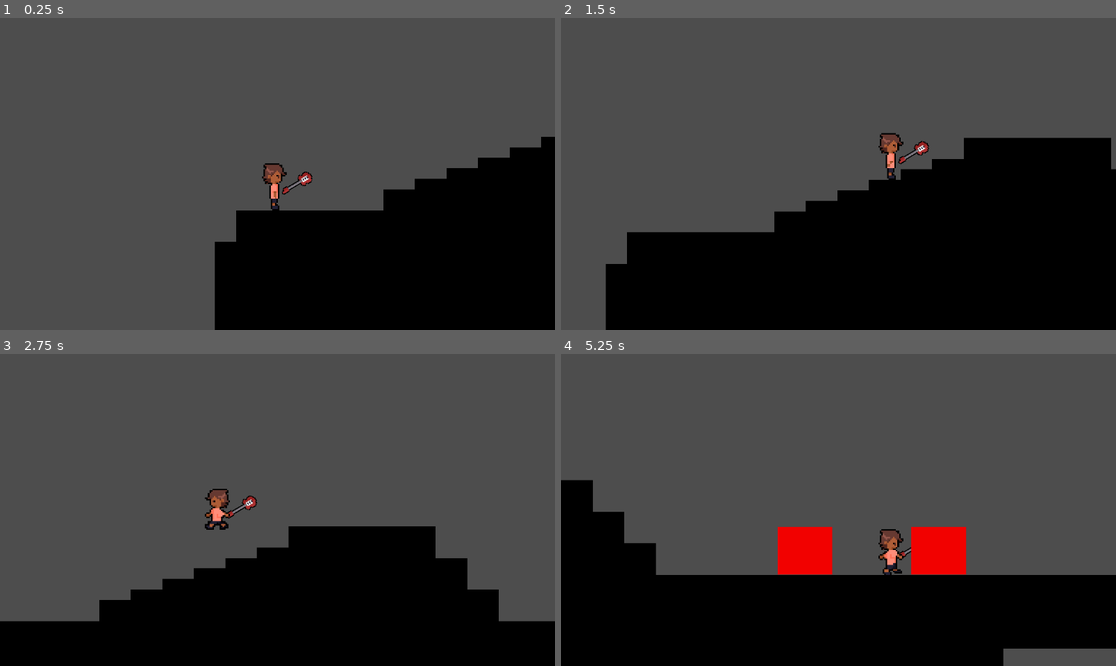
Above: before the commit, frames 1-4 (two rows, left to right).
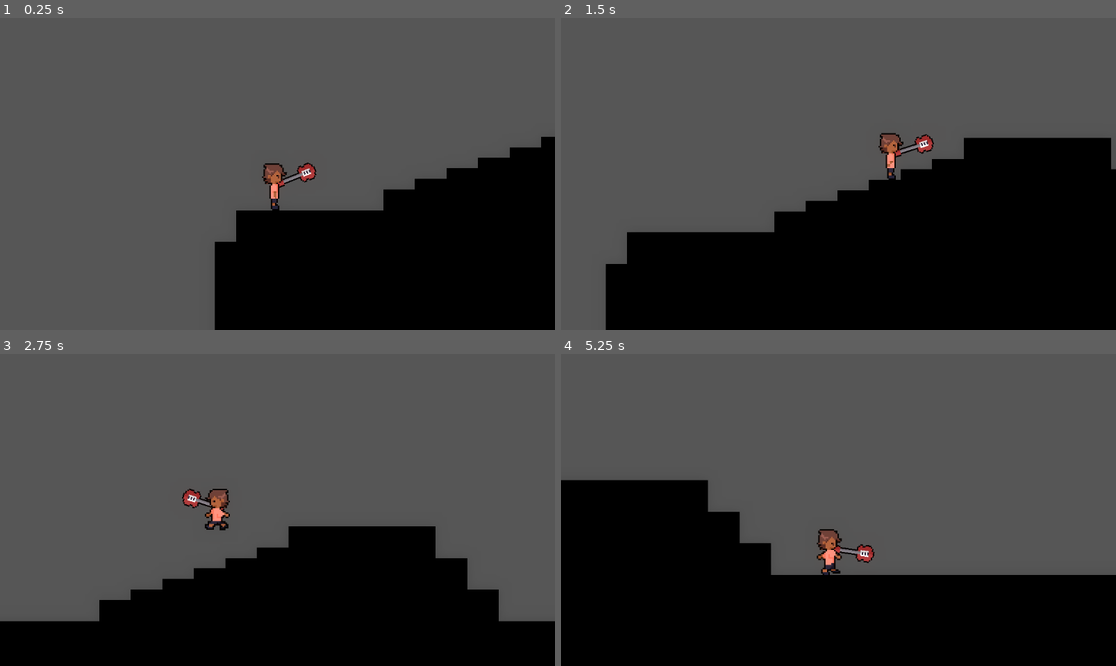
Above: after the commit, the same moments.

Repository: Devdath-code/Ultrakiss
Game: Godot game, scene res://Scenes/sandbox.tscn
Same seed, same stepped clock (60 frames per second), same inputs: the game is played once before the commit and once after it.
Inputs (mouse positions are in pixels of both pictures, inside the frame that each line leads up to):
- Up to frame 1 (0.25 s): no input
- Up to frame 2 (1.5 s): move the mouse to (960, 158) at 0.52 s; hold D (player_right) from 0.53 s (still down); click (960, 158) at 0.6 s; tap Space (Player_jump) at 0.77 s; move the mouse to (727, 189) at 1.27 s; tap Shift (Player_dash) at 1.35 s
- Up to frame 3 (2.75 s): tap Space (Player_jump) at 1.52 s; click (166, 525) at 1.55 s; move the mouse to (333, 441) at 2.02 s; release D (player_right) at 2.03 s; hold A (Player_left) from 2.03 s (still down); click (333, 441) at 2.1 s
- Up to frame 4 (5.25 s): move the mouse to (810, 572) at 2.77 s; release A (Player_left) at 2.78 s; hold D (player_right) 2.78-4.28 s; click (810, 572) at 2.85 s; tap Space (Player_jump) at 3.02, 3.77, 4.52 s; move the mouse to (1005, 556) at 3.52 s; tap Shift (Player_dash) at 3.6 s; click (1005, 556) at 3.8 s; move the mouse to (672, 463) at 4.27 s; hold A (Player_left) 4.28-5.03 s; click (672, 463) at 4.35 s; move the mouse to (866, 510) at 5.02 s; hold D (player_right) from 5.03 s (still down); click (866, 510) at 5.1 s

The runs differ from the first frame. In frame 1, 0.3% of the frame differs, in the area x 47-58%, y 46-57%; in frame 2, 0.3%; in frame 3, 0.3%; in frame 4, 11%, in the area x 5-100%, y 40-100%.

Commit message:
nice changed to the enemy and some particle effects

Diff:
--- a/Scenes/Player.tscn
+++ b/Scenes/Player.tscn
@@ -78,6 +78,67 @@
 "speed": 5.0
 }]
 
+[sub_resource type="Animation" id="Animation_gntrk"]
+length = 0.001
+tracks/0/type = "value"
+tracks/0/imported = false
+tracks/0/enabled = true
+tracks/0/path = NodePath("Weapon_pivot/Weapon:position")
+tracks/0/interp = 1
+tracks/0/loop_wrap = true
+tracks/0/keys = {
+"times": PackedFloat32Array(0),
+"transitions": PackedFloat32Array(1),
+"update": 0,
+"values": [Vector2(0, 0)]
+}
+tracks/1/type = "value"
+tracks/1/imported = false
+tracks/1/enabled = true
+tracks/1/path = NodePath("Weapon_pivot/Weapon:rotation")
+tracks/1/interp = 1
+tracks/1/loop_wrap = true
+tracks/1/keys = {
+"times": PackedFloat32Array(0),
+"transitions": PackedFloat32Array(1),
+"update": 0,
+"values": [-0.38111752]
+}
+
+[sub_resource type="Animation" id="Animation_dewec"]
+resource_name = "hit"
+length = 0.46666667
+tracks/0/type = "value"
+tracks/0/imported = false
+tracks/0/enabled = true
+tracks/0/path = NodePath("Weapon_pivot/Weapon:position")
+tracks/0/interp = 1
+tracks/0/loop_wrap = true
+tracks/0/keys = {
+"times": PackedFloat32Array(0, 0.2, 0.39),
+"transitions": PackedFloat32Array(1, 1, 1),
+"update": 0,
+"values": [Vector2(0, 0), Vector2(0, 0), Vector2(0, 0)]
+}
+tracks/1/type = "value"
+tracks/1/imported = false
+tracks/1/enabled = true
+tracks/1/path = NodePath("Weapon_pivot/Weapon:rotation")
+tracks/1/interp = 1
+tracks/1/loop_wrap = true
+tracks/1/keys = {
+"times": PackedFloat32Array(0, 0.2, 0.39),
+"transitions": PackedFloat32Array(1, 1, 1),
+"update": 0,
+"values": [-0.38111752, 0.52317876, -0.31122005]
+}
+
+[sub_resource type="AnimationLibrary" id="AnimationLibrary_5ixxa"]
+_data = {
+&"RESET": SubResource("Animation_gntrk"),
+&"hit": SubResource("Animation_dewec")
+}
+
 [node name="CharacterBody2D" type="CharacterBody2D" unique_id=2137524130]
 script = ExtResource("1_kyqiw")
 WALLJUMP_VEL = 50.0
@@ -87,14 +148,20 @@
 position = Vector2(-4, 1.5)
 shape = SubResource("RectangleShape2D_kpjcp")
 
-[node name="Weapon" parent="." unique_id=715501605 instance=ExtResource("3_gntrk")]
-position = Vector2(10, 10.000005)
-rotation = -0.5370195
-scale = Vector2(0.515, 0.5149991)
+[node name="Weapon_pivot" type="Node2D" parent="." unique_id=1584352620]
+
+[node name="Weapon" parent="Weapon_pivot" unique_id=715501605 instance=ExtResource("3_gntrk")]
+rotation = -0.38111752
+scale = Vector2(0.65431005, 0.72408915)
 
 [node name="AnimatedSprite2D" type="AnimatedSprite2D" parent="." unique_id=1871850564]
 position = Vector2(-5.75, 0.25)
+rotation = 0.0012629926
 scale = Vector2(2.234375, 2.234375)
 sprite_frames = SubResource("SpriteFrames_52ee3")
-animation = &"jump"
+animation = &"idle"
 autoplay = "idle"
+
+[node name="AnimationPlayer" type="AnimationPlayer" parent="AnimatedSprite2D" unique_id=326918464]
+root_node = NodePath("../..")
+libraries/ = SubResource("AnimationLibrary_5ixxa")
--- /dev/null
+++ b/Scenes/death_explosion.tscn
@@ -0,0 +1,28 @@
+[gd_scene format=3 uid="uid://db6splqr54gl6"]
+
+[ext_resource type="Script" uid="uid://c2uq1awfirhwp" path="res://Scripts/cpu_particles_2d.gd" id="1_3ch5y"]
+[ext_resource type="Texture2D" uid="uid://o0504oq5tnj2" path="res://Art/Player_placeholderpng.png" id="2_t33xs"]
+
+[sub_resource type="Curve" id="Curve_nlb0y"]
+_data = [Vector2(0, 1), 0.0, 0.0, 0, 0, Vector2(0.9254658, 0.105145454), 0.0, 0.0, 0, 0, Vector2(1, 0), 0.0, 0.0, 0, 0]
+point_count = 3
+
+[node name="Death_explosion" type="Node2D" unique_id=1494092447]
+script = ExtResource("1_3ch5y")
+
+[node name="CPUParticles2D" type="CPUParticles2D" parent="." unique_id=539543435]
+modulate = Color(1, 0.16470589, 0, 1)
+rotation = -1.5086509
+emitting = false
+amount = 100
+texture = ExtResource("2_t33xs")
+preprocess = 1.61
+explosiveness = 1.0
+randomness = 1.0
+spread = 180.0
+gravity = Vector2(0, 0)
+initial_velocity_min = 50.0
+initial_velocity_max = 100.0
+scale_amount_min = 0.01
+scale_amount_max = 0.12
+scale_amount_curve = SubResource("Curve_nlb0y")
--- a/Scenes/enemy.tscn
+++ b/Scenes/enemy.tscn
@@ -3,6 +3,7 @@
 [ext_resource type="Script" uid="uid://b51hqgflaymss" path="res://Scripts/enemy.gd" id="1_afpow"]
 [ext_resource type="Texture2D" uid="uid://o0504oq5tnj2" path="res://Art/Player_placeholderpng.png" id="1_hghv2"]
 [ext_resource type="Script" uid="uid://dtryl30eq5cca" path="res://Scripts/Hurtbox.gd" id="2_1f0kj"]
+[ext_resource type="PackedScene" uid="uid://db6splqr54gl6" path="res://Scenes/death_explosion.tscn" id="4_287tu"]
 
 [sub_resource type="RectangleShape2D" id="RectangleShape2D_afpow"]
 size = Vector2(84, 72)
@@ -28,3 +29,6 @@
 [node name="CollisionShape2D" type="CollisionShape2D" parent="." unique_id=34719397]
 position = Vector2(0, -0.5)
 shape = SubResource("RectangleShape2D_287tu")
+
+[node name="Death_explosion" parent="." unique_id=1494092447 instance=ExtResource("4_287tu")]
+position = Vector2(-1, -2)
--- /dev/null
+++ b/Scenes/explosion.tscn
@@ -0,0 +1,19 @@
+[gd_scene format=3 uid="uid://osjosay8knkv"]
+
+[sub_resource type="Curve" id="Curve_nlb0y"]
+_data = [Vector2(0, 1), 0.0, 0.0, 0, 0, Vector2(0.9254658, 0.105145454), 0.0, 0.0, 0, 0, Vector2(1, 0), 0.0, 0.0, 0, 0]
+point_count = 3
+
+[node name="explosion" type="CPUParticles2D" unique_id=118469940]
+rotation = -1.5086509
+emitting = false
+amount = 60
+one_shot = true
+preprocess = 1.6099999999999999
+explosiveness = 1.0
+randomness = 1.0
+spread = 180.0
+gravity = Vector2(0, 0)
+initial_velocity_min = 50.0
+initial_velocity_max = 100.0
+scale_amount_curve = SubResource("Curve_nlb0y")
--- a/Scenes/sandbox.tscn
+++ b/Scenes/sandbox.tscn
@@ -3,6 +3,13 @@
 [ext_resource type="PackedScene" uid="uid://dr1d3c0nd76pk" path="res://Scenes/Player.tscn" id="2_2b6ht"]
 [ext_resource type="Texture2D" uid="uid://ctvf1i6csqrs1" path="res://Art/placeholder.png" id="2_y0mvb"]
 [ext_resource type="PackedScene" uid="uid://dgwfvvn3yre0d" path="res://Scenes/enemy.tscn" id="3_y0mvb"]
+
+[sub_resource type="Environment" id="Environment_y0mvb"]
+background_mode = 3
+glow_enabled = true
+glow_intensity = 0.47
+glow_strength = 1.27
+glow_bloom = 0.42
 
 [sub_resource type="TileSetAtlasSource" id="TileSetAtlasSource_d7bho"]
 texture = ExtResource("2_y0mvb")
@@ -427,6 +434,9 @@
 
 [node name="sandbox" type="Node2D" unique_id=876731195]
 
+[node name="WorldEnvironment" type="WorldEnvironment" parent="." unique_id=1980024302]
+environment = SubResource("Environment_y0mvb")
+
 [node name="TileMap" type="TileMap" parent="." unique_id=343817526]
 tile_set = SubResource("TileSet_2b6ht")
 format = 2
@@ -444,8 +454,8 @@
 drag_horizontal_enabled = true
 drag_vertical_enabled = true
 
-[node name="Enemy" parent="." unique_id=264314452 instance=ExtResource("3_y0mvb")]
-position = Vector2(979, -37)
-
-[node name="Enemy2" parent="." unique_id=1823750943 instance=ExtResource("3_y0mvb")]
-position = Vector2(1182, -37)
+[node name="Enemy" parent="." unique_id=264314452 node_paths=PackedStringArray("target") instance=ExtResource("3_y0mvb")]
+position = Vector2(1885, -54)
+scale = Vector2(0.57768166, 0.53161836)
+target = NodePath("../CharacterBody2D")
+speed = 100
--- a/Scenes/weapon.tscn
+++ b/Scenes/weapon.tscn
@@ -27,3 +27,5 @@
 position = Vector2(0.25328064, 0.9849043)
 scale = Vector2(1.000001, 1.000001)
 shape = SubResource("RectangleShape2D_qv81b")
+
+[connection signal="body_entered" from="Sprite2D/Hitbox" to="." method="_on_hitbox_body_entered"]
--- a/Scripts/Hitbox.gd
+++ b/Scripts/Hitbox.gd
@@ -1,6 +1,5 @@
 class_name Hitbox
 extends Area2D
-
 @export  var damage := 10
 
 
--- a/Scripts/PlayerController.gd
+++ b/Scripts/PlayerController.gd
@@ -17,10 +17,13 @@
 var dash_start_position = 0
 var dash_direction = 0
 var dash_timer = 0
+@onready var animation_player := $AnimatedSprite2D/AnimationPlayer
+@onready var animated_sprite: AnimatedSprite2D = $AnimatedSprite2D
+@onready var weapon_pivot: Node2D = $Weapon_pivot
 
-@onready var animated_sprite: AnimatedSprite2D = $AnimatedSprite2D
 
 func _physics_process(delta: float) -> void:
+	hitting()
 	# Add the gravity.
 	if not is_on_floor():
 		velocity += get_gravity() * delta
@@ -46,8 +49,10 @@
 		animated_sprite.play("run")
 		if direction < 0:
 			animated_sprite.flip_h = true
+			weapon_pivot.scale.x = -1
 		else:
 			animated_sprite.flip_h = false
+			weapon_pivot.scale.x = 1
 	else:
 		velocity.x = move_toward(velocity.x, 0, SPEED * deceleration)
 		animated_sprite.play("idle")
@@ -82,3 +87,8 @@
 		animated_sprite.play("idle")
 
 	move_and_slide()
+
+func hitting():
+	if Input.is_action_just_pressed("Player_light_attack"):
+		animation_player.play("hit")
+		print("light attack")
--- /dev/null
+++ b/Scripts/cpu_particles_2d.gd
@@ -0,0 +1,10 @@
+extends Node2D
+
+@onready var particles = $CPUParticles2D
+
+func _ready():
+	print("explosion")
+	particles.restart()
+	particles.emitting = true
+	await get_tree().create_timer(particles.lifetime).timeout
+	queue_free()
--- a/Scripts/enemy.gd
+++ b/Scripts/enemy.gd
@@ -1,4 +1,26 @@
-extends Node2D
+extends CharacterBody2D
+@export var target: CharacterBody2D
+@export var speed = 50
+var gravity = 900
+@export var health = 50
+var DeathExplosionScene = preload("res://Scenes/death_explosion.tscn")
+
+func _physics_process(delta):
+	if not is_on_floor():
+		velocity.y += gravity * delta
+
+	if target:
+		var direction = (target.global_position - global_position).normalized()
+		velocity.x = direction.x * speed
+
+	move_and_slide()
+
 
 func take_damage(amount:int) -> void:
 	print("Damage:",amount)
+	health = health - amount
+	if health <= 0:
+		var explosion = DeathExplosionScene.instantiate()
+		explosion.global_position = global_position
+		get_tree().current_scene.add_child(explosion)
+		queue_free()
Not shown: 1 places in Scenes/weapon.tscn that only renumber resources
Not shown, added: Scripts/cpu_particles_2d.gd.uid
